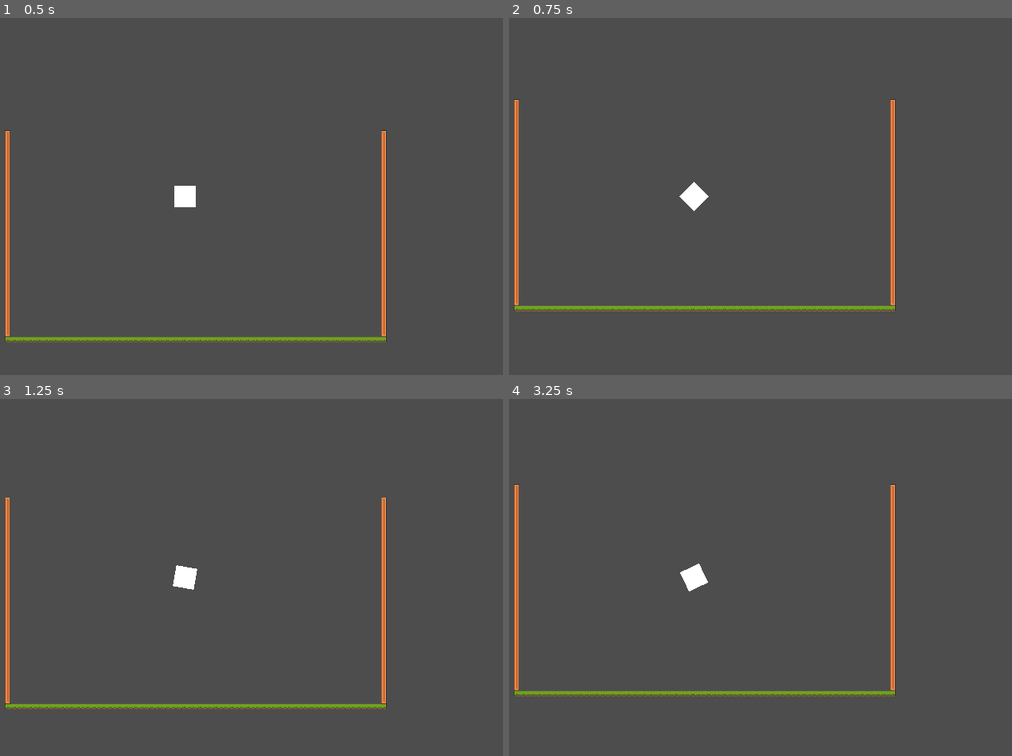
Above: before the commit, frames 1-4 (two rows, left to right).
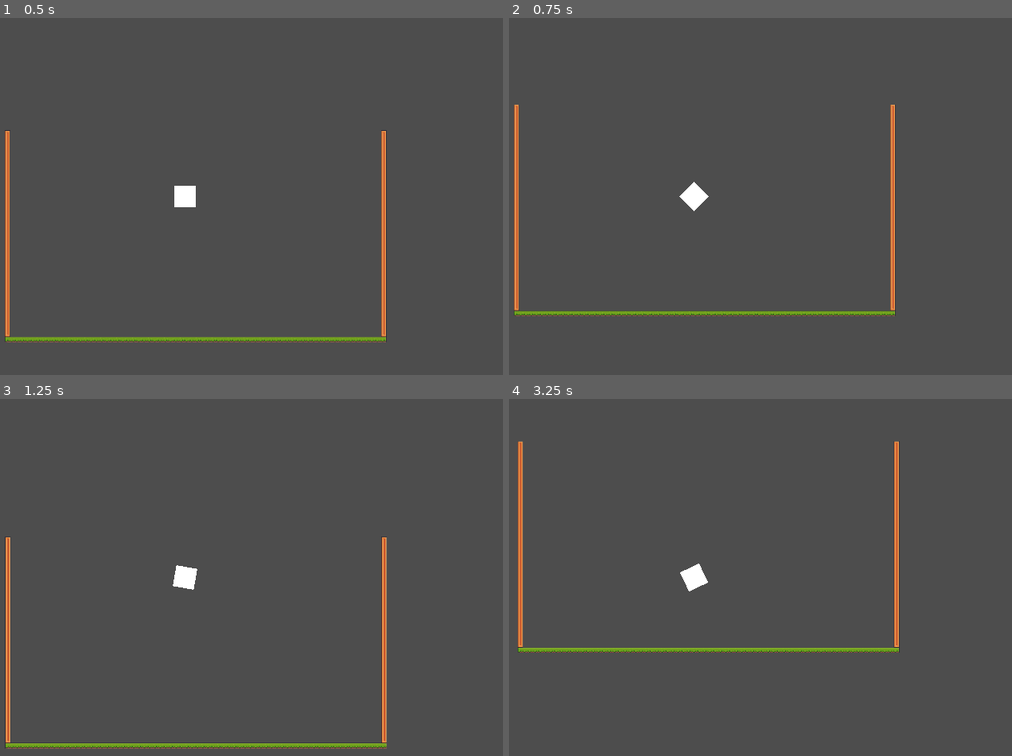
Above: after the commit, the same moments.

Repository: More-Than-Many/2d-platformer-geometry-game
Game: Godot game, scene res://test-level/test-level.tscn
Same seed, same stepped clock (60 frames per second), same inputs: the game is played once before the commit and once after it.
Inputs (mouse positions are in pixels of both pictures, inside the frame that each line leads up to):
- Up to frame 1 (0.5 s): no input
- Up to frame 2 (0.75 s): move the mouse to (835, 178) at 0.52 s; hold D (right) from 0.53 s (still down); tap Space (jump) at 0.6 s
- Up to frame 3 (1.25 s): keep holding D (right); tap Space (jump) at 0.77, 1.07 s
- Up to frame 4 (3.25 s): move the mouse to (569, 595) at 1.27 s; release D (right) at 1.28 s; hold A (left) 1.28-2.03 s; tap Space (jump) at 1.35, 1.52, 1.82, 2.1, 2.85, 3.02 s; move the mouse to (755, 498) at 2.02 s; hold D (right) from 2.03 s (still down); move the mouse to (659, 648) at 2.77 s

Frame 1 is identical in both runs. In frame 2, 2.2% of the frame differs, in the area x 0-77%, y 22-84%; in frame 3, 3.0%; in frame 4, 4.4%, in the area x 0-78%, y 11-84%.

Commit message:
Jumping (kinda) working

Diff:
--- a/test-player/test-player.tscn
+++ b/test-player/test-player.tscn
@@ -36,3 +36,5 @@
 
 [node name="TopRight" type="Node2D" parent="CornerHolder"]
 position = Vector2(32, -32)
+
+[node name="Center" type="Node2D" parent="CornerHolder"]
--- a/test-player/test_player.gd
+++ b/test-player/test_player.gd
@@ -1,7 +1,7 @@
 extends RigidBody2D
 
 @export var base_torque_force := 12000.0
-@export var jump_height := 1.5
+@export var jump_height := 1200.0
 
 @export var CornerHolder : Node
 
@@ -27,14 +27,22 @@
 
 	angular_velocity = clamp(angular_velocity, -PI, PI)
 
+
 func jump() -> void:
-	var highest_corner = corners[0]
+	var highest_corner_position = $CornerHolder/Center.global_position
+	print(highest_corner_position)
 	for corner in corners:
-		if corner.global_position.y < highest_corner.global_position.y:
-			highest_corner = corner
+		if corner.global_position.y == (highest_corner_position.y - 32.0):
+			highest_corner_position = $CornerHolder/Center.global_position
+			highest_corner_position.y -= 32.0
+		elif corner.global_position.y < highest_corner_position.y:
+			highest_corner_position = corner.global_position
 
-	jump_towards(highest_corner.global_position.y)
+	jump_towards(highest_corner_position)
+	print(highest_corner_position)
 
 func jump_towards(point):
-	var direction_to_point = (point - self.global_position.y)
-	linear_velocity.y += direction_to_point * jump_height
+	var direction_to_point = (point - self.global_position).normalized()
+	linear_velocity.y += direction_to_point.y * jump_height
+	print(direction_to_point)
+	linear_velocity.x += direction_to_point.x
